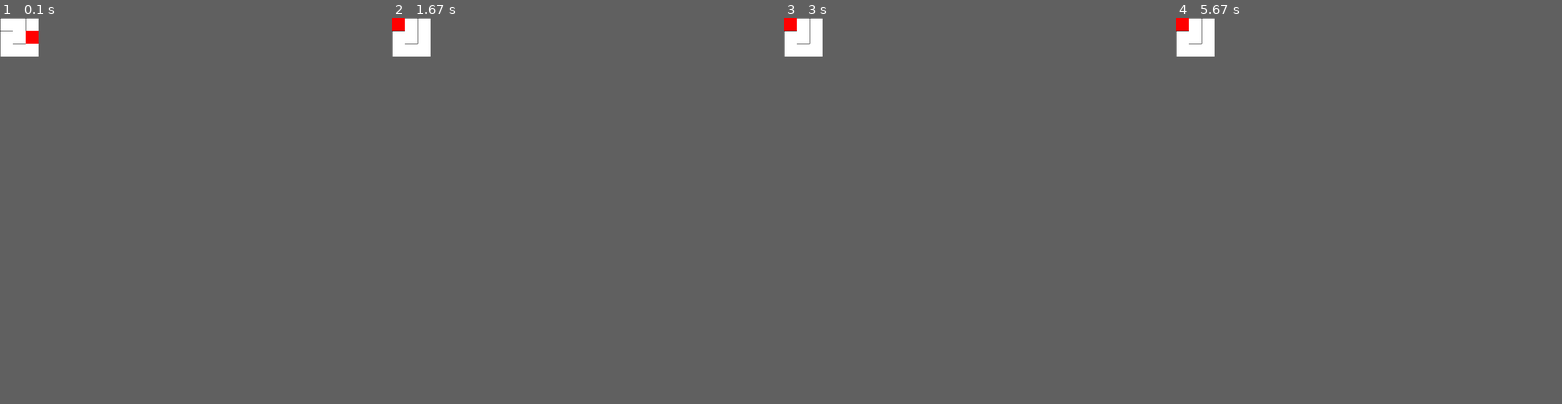
Above: before the commit, frames 1-4 (left to right).
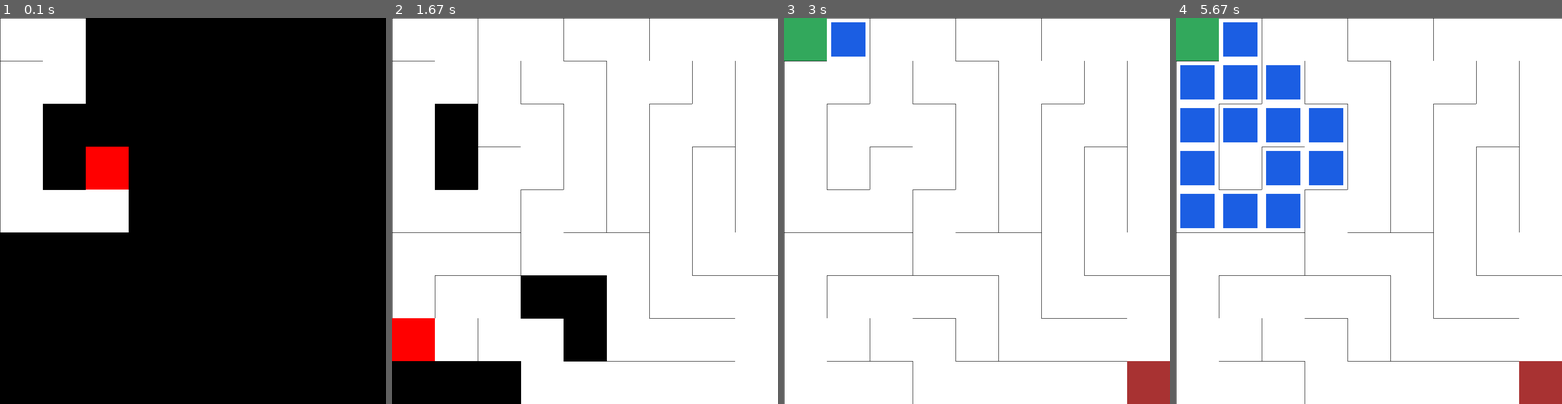
Above: after the commit, the same moments.

Repository: mbdev0/maze_solver
Game: pygame game, started from maze_solver.py
Two runs of this game, one before a commit and one after it. Both use one fixed random seed, a clock stepped at 60 frames per second and the inputs below.
Inputs:
- Up to frame 1 (0.1 s): no input
- Up to frame 2 (1.67 s): no input
- Up to frame 3 (3 s): no input
- Up to frame 4 (5.67 s): no input
In our replay, the window is 90x90 before the commit and 900x900 after it. These sizes can differ from the game's own. Grey fills any space a smaller window leaves; there, only what the larger window draws over its background counts as a difference.

The runs differ from the first frame. In frame 1, 11% of the frame differs, in the area x 0-34%, y 0-56%; in frame 2, 12%; in frame 3, 4.2%; in frame 4, 15%, in the area x 0-100%, y 0-100%.

Commit message:
overall works, but needs heavy efficiency improvements

Diff:
--- a/maze_solver.py
+++ b/maze_solver.py
@@ -1,3 +1,4 @@
+from inspect import formatannotationrelativeto
 import pygame
 import time
 import random
@@ -64,12 +65,47 @@
             return neighbours[random.randint(0, len(neighbours)-1)]
         else: return None
 
-
     def showCurrent(self):
         x_coord = self.x*self.w
         y_coord = self.y*self.w
 
         pygame.draw.rect(self.display, (255,0,0), (x_coord,y_coord, self.w, self.w))
+
+    def showStartorEnd(self, index):
+            cell = grid[index]
+            cell_x = cell.x*self.w
+            cell_y = cell.y*self.w
+            return (cell_x, cell_y,self.w,self.w)
+
+    def showPath(self):
+        x_coord = self.x*self.w
+        y_coord = self.y*self.w
+
+
+        start = self.showStartorEnd(0)
+        end = self.showStartorEnd(-1)
+
+        pygame.draw.rect(self.display, (50, 168, 92), start)
+        pygame.draw.rect(self.display, (168, 50, 50), end)
+
+        pygame.draw.rect(self.display, (27, 94, 227), (x_coord+10,y_coord+10, self.w-20, self.w-20))
+        time.sleep(0.2)
+        pygame.display.flip()
+
+    def showFinalPath(self):
+        x_coord = self.x*self.w
+        y_coord = self.y*self.w
+
+        start = self.showStartorEnd(0)
+        end = self.showStartorEnd(-1)
+
+        pygame.draw.rect(self.display, (50, 168, 92), start)
+        pygame.draw.rect(self.display, (168, 50, 50), end)
+
+        pygame.draw.rect(self.display, (27, 140, 46), (x_coord+10,y_coord+10, self.w-20, self.w-20))
+        time.sleep(0.05)
+        pygame.display.flip()
+
 
 class Maze:
     def __init__(self,height,width,w) -> None:
@@ -109,6 +145,10 @@
             curr.walls["N"] = False
             next.walls["S"] = False
 
+    def refreshScreen(self,grid):
+        for cell in grid:
+                cell.displayCell()
+
     def DFS(self):
         self.curr.visited = True
         self.curr.showCurrent()
@@ -122,32 +162,82 @@
         elif self.dfs_stack:
             self.curr = self.dfs_stack.pop()
 
+        return self.curr
+
+    def BFS(self,grid):
+        START = grid[0]
+        frontier = [START]
+        explored = [START]
+        finalCell = grid[-1]
+
+        bfs_path = {}
+
+        while frontier:
+            currCell = frontier.pop(0)
+            currCell.showPath()
+            if currCell == finalCell:
+                self.refreshScreen(grid)
+                break
+
+            for direction in "ESNW":
+                if currCell.walls[direction] ==False:
+                    if direction == 'E':
+                        childCell = grid[currCell.index(currCell.x+1, currCell.y)]
+                    elif direction == 'S':
+                        childCell = grid[currCell.index(currCell.x, currCell.y+1)]
+                    elif direction == 'N':
+                        childCell = grid[currCell.index(currCell.x, currCell.y-1)]
+                    elif direction == 'W':
+                        childCell = grid[currCell.index(currCell.x-1, currCell.y)]
+
+                    if childCell in explored:
+                        continue
+
+                    frontier.append(childCell)
+                    explored.append(childCell)
+                    bfs_path[childCell] = currCell
+
+
+        finalPath={}
+        while START!=finalCell:
+            finalPath[bfs_path[finalCell]]=finalCell
+            finalCell = bfs_path[finalCell]
+
+
+        startToEnd= dict(reversed(list(finalPath.items())))
+        for cell in startToEnd.values():
+            cell.showFinalPath()
+
+        return finalPath
+
 if __name__ == '__main__':
     pygame.init()
-    width = 90
-    height = 90
-    wOfCell = 30
+    width = 900
+    height = 900
+    wOfCell = 100
 
     display = pygame.display.set_mode((width,height))
-
+    path = None
     maze = Maze(height,width,wOfCell)
     grid = maze.maze_generation(display)
 
     finished = False
     clock = pygame.time.Clock()
 
-    while not finished:
-        for cell in grid:
-            cell.displayCell()
-
-        maze.DFS()
-
+    while True:
         for event in pygame.event.get():
             if event.type == pygame.QUIT:
-                finished = True
-
-
-        pygame.display.update()
-
-    for i in grid:
-        print (i.walls)
+                pygame.quit()
+
+        if not finished:
+            maze.refreshScreen(grid)
+
+            current = maze.DFS()
+            if current == grid[0]:
+                maze.refreshScreen(grid)
+
+                maze.BFS(grid)
+
+                finished=True
+
+            pygame.display.update()
